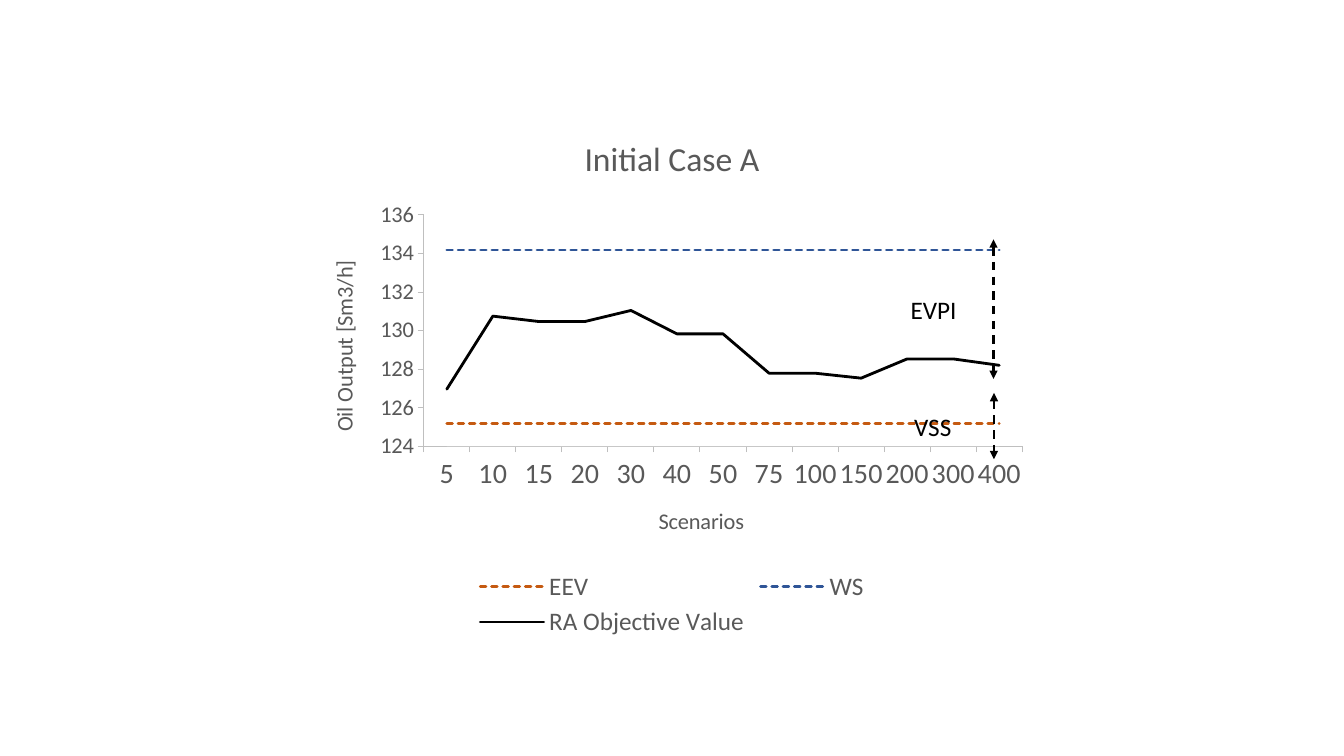
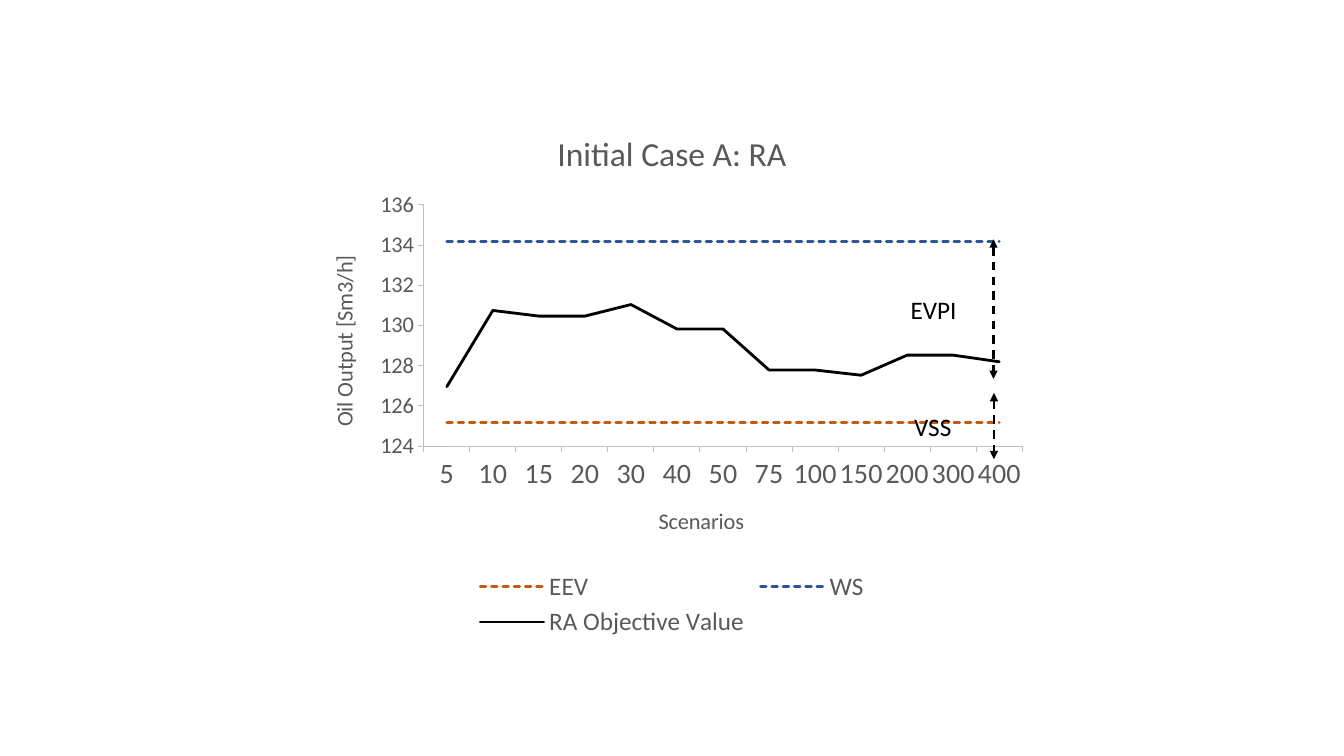
Before and after one commit to bendiw/OilOpt, a slide deck: slide 1 of results/robust_recourse_iterative/Main workbooks/Results Comparison Plots.pptx. Drawn at 1344x756 pixels with LibreOffice and Linux fonts; fonts in the diff are those of the drawing. Boxes give left, top, right and bottom in pixels: in the first picture for what was removed or moved away, otherwise in the second. Text is boxed around its words. In the diff, an @@ line names an element or a change of style, - is before the commit and + after.

```diff
--- a/results/robust_recourse_iterative/Main workbooks/Results Comparison Plots.pptx
+++ b/results/robust_recourse_iterative/Main workbooks/Results Comparison Plots.pptx
@@ area chart at (308, 114, 1037, 642) @@
@@ title "Initial Case A " to "Initial Case A: RA " @@
```
Also in this commit, not shown: 2 other slides changed.
